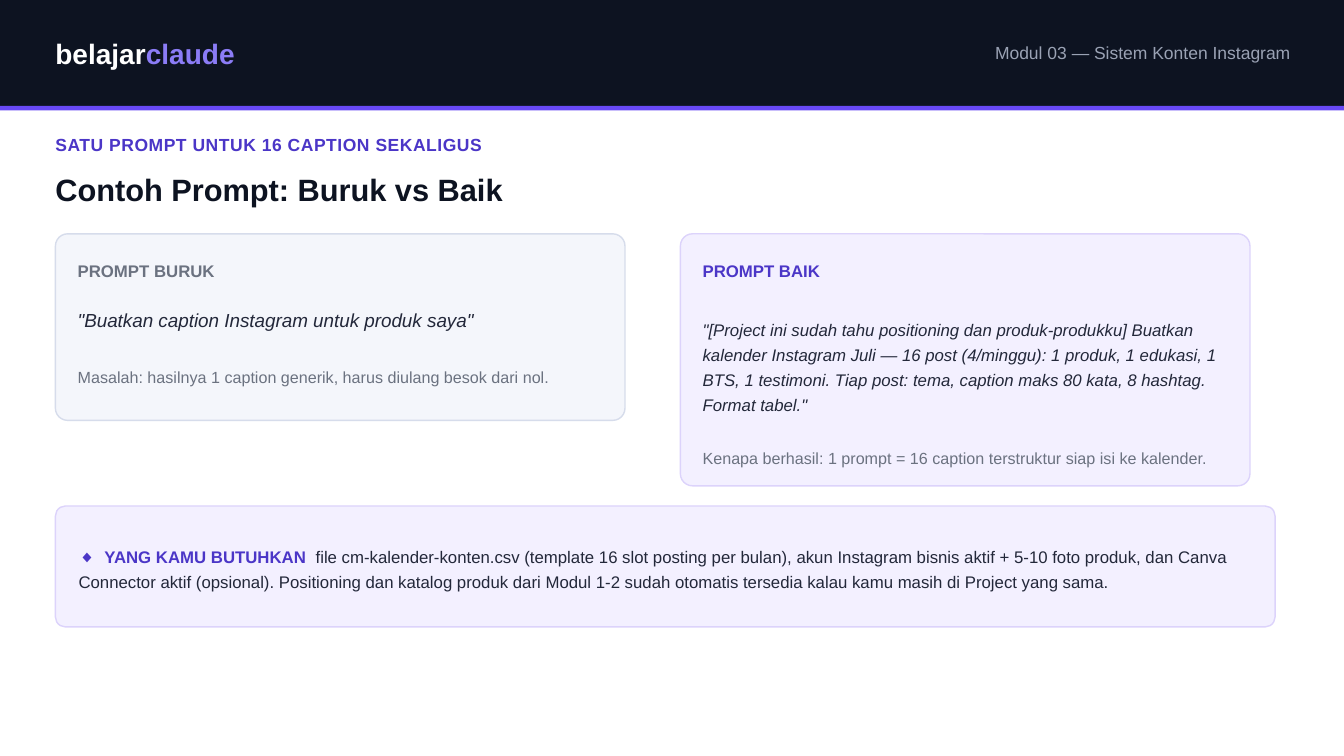
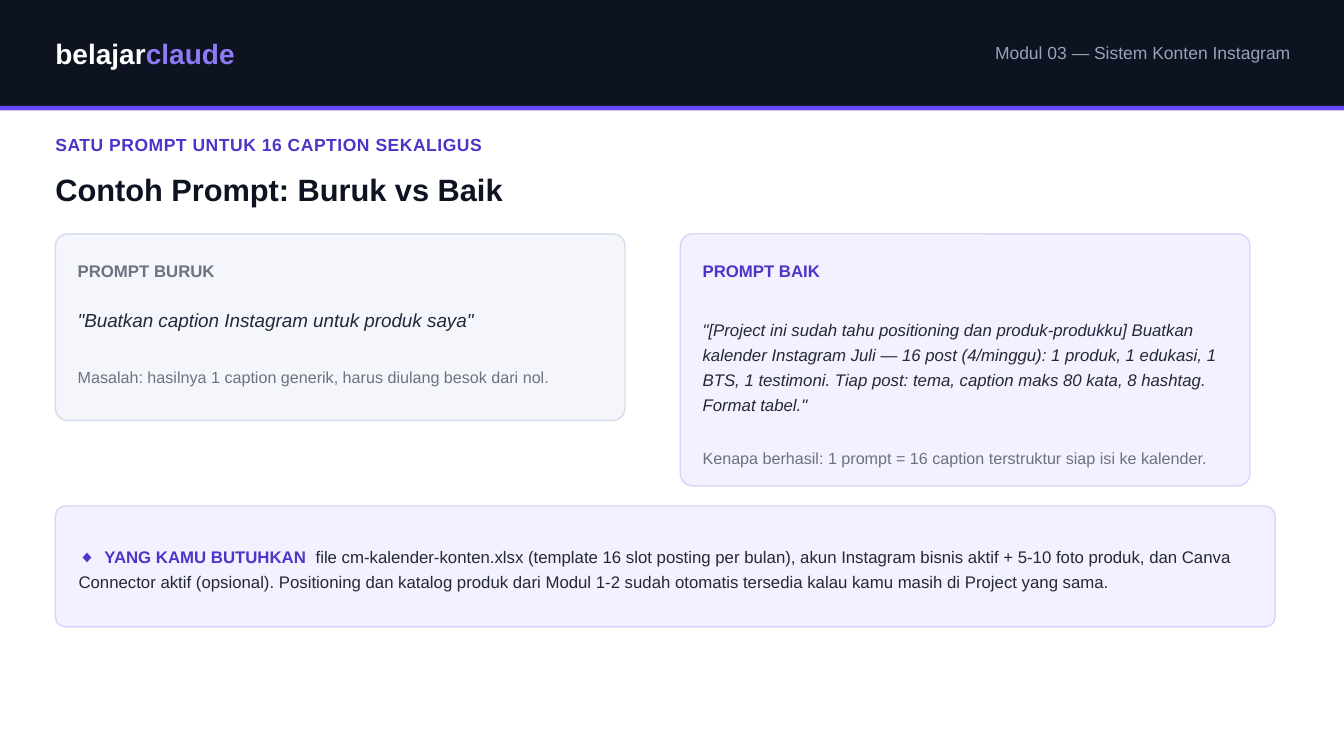
Before and after one commit to juliautomo/belajar-claude, a slide deck: slide 4 of Content-Marketing/M03-Konten-Instagram/K3-M03-Sistem-Konten-Instagram.pptx. Drawn at 1344x756 pixels with LibreOffice and Linux fonts; fonts in the diff are those of the drawing. Boxes give left, top, right and bottom in pixels: in the first picture for what was removed or moved away, otherwise in the second. Text is boxed around its words. In the diff, an @@ line names an element or a change of style, - is before the commit and + after.

```diff
--- a/Content-Marketing/M03-Konten-Instagram/K3-M03-Sistem-Konten-Instagram.pptx
+++ b/Content-Marketing/M03-Konten-Instagram/K3-M03-Sistem-Konten-Instagram.pptx
@@ text at (79, 551, 1230, 592): text changed @@
-◆ YANG KAMU BUTUHKAN file cm-kalender-konten.csv (template 16 slot posting per bulan), akun Instagram bisnis aktif + 5-10 foto produk, dan Canva Connector aktif (opsional). Positioning dan katalog produk dari Modul 1-2 sudah otomatis tersedia kalau kamu masih di Project yang sama.
+◆ YANG KAMU BUTUHKAN file cm-kalender-konten.xlsx (template 16 slot posting per bulan), akun Instagram bisnis aktif + 5-10 foto produk, dan Canva Connector aktif (opsional). Positioning dan katalog produk dari Modul 1-2 sudah otomatis tersedia kalau kamu masih di Project yang sama.
```
Also in this commit, not shown: 3 other slides changed.
